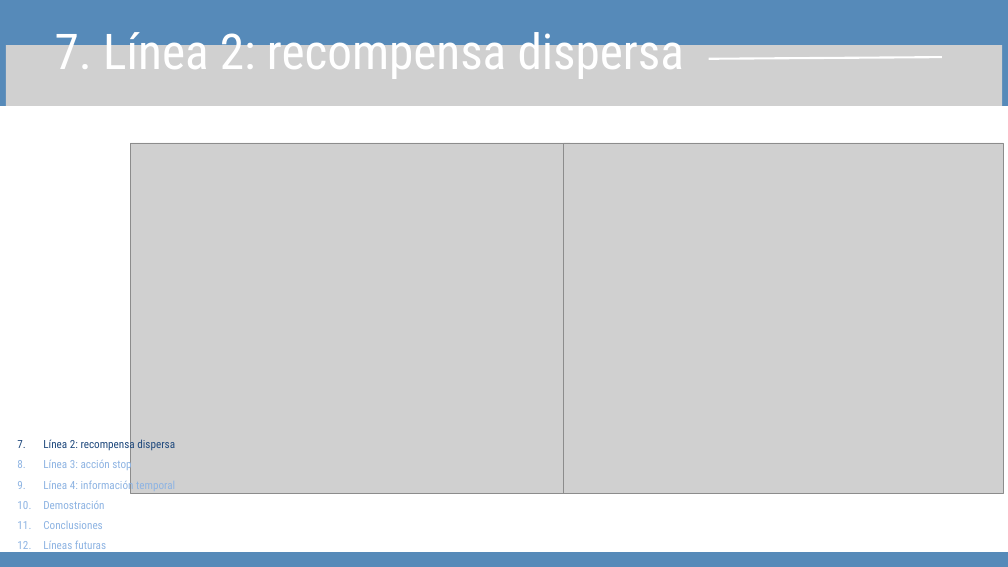
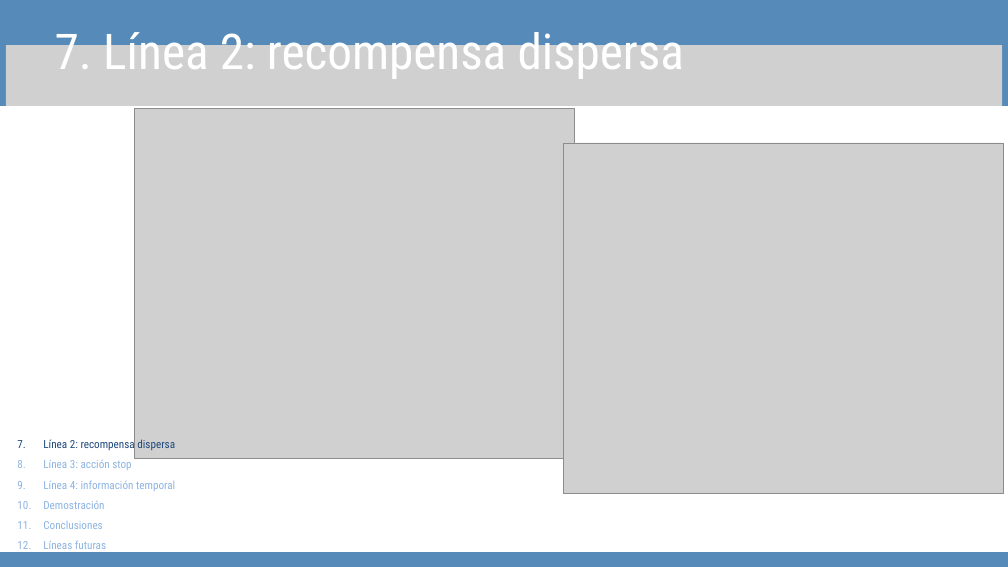
Before and after one commit to davidsolero/TFG-Coppelia-Reinforcement-Learning, a slide deck: slide 11 of redaccion/defensa/Presentación Trabajo Final Tesis Profesional Moderna Sencilla Azul .pptx. Drawn at 1008x567 pixels with LibreOffice and Linux fonts; fonts in the diff are those of the drawing; grey boxes stand for pictures. Boxes give left, top, right and bottom in pixels: in the first picture for what was removed or moved away, otherwise in the second. Text is boxed around its words. In the diff, an @@ line names an element or a change of style, - is before the commit and + after.

```diff
--- a/redaccion/defensa/Presentación Trabajo Final Tesis Profesional Moderna Sencilla Azul .pptx
+++ b/redaccion/defensa/Presentación Trabajo Final Tesis Profesional Moderna Sencilla Azul .pptx
@@ line removed from (709, 59) to (942, 57) @@
@@ picture: place and size @@
-picture at (131, 143, 570, 494)
+picture at (135, 108, 574, 459)
```
Also in this commit, not shown: 6 other slides changed.
